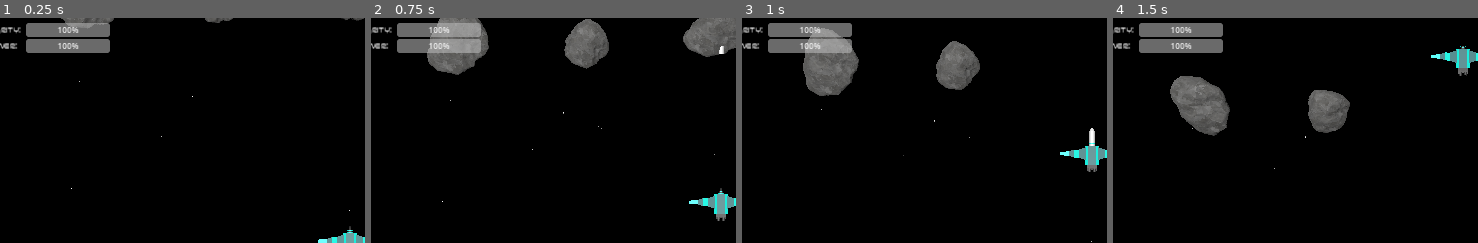
Above: before the commit, frames 1-4 (left to right).
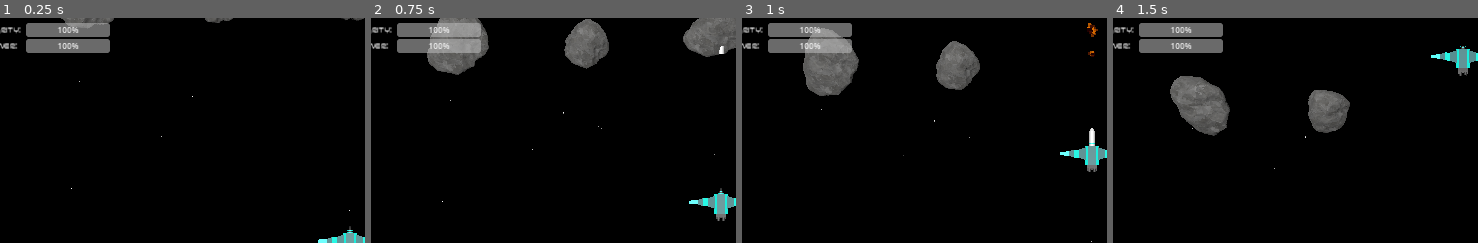
Above: after the commit, the same moments.

Repository: ccozad/space-shooter-godot-4
Game: Godot game, scene res://main.tscn
Two runs of this game, one before a commit and one after it. Both use one fixed random seed, a clock stepped at 60 frames per second and the inputs below.
Inputs (mouse positions are % of the whole screen's width and height, from its top left):
- Up to frame 1 (0.25 s): no input
- Up to frame 2 (0.75 s): move the mouse to (49, 70) at 0.52 s; press the mouse at (49, 70) at 0.53 s; hold W (move_up) from 0.53 s (still down)
- Up to frame 3 (1 s): keep holding W (move_up)
- Up to frame 4 (1.5 s): keep holding W (move_up); move the mouse to (88, 65) at 1.27 s; release the mouse at (88, 65) at 1.28 s; click (88, 65) at 1.35 s
The pictures show only the part of the screen within x 7-57%, y 0-50%; the shares and areas given below are measured in that part.

Frames 1-2 are identical in both runs. In frame 3, 0.2% of the frame differs, in the area x 94-98%, y 2-18%; in frame 4, nothing differs.

Commit message:
hit effects and hit sound variation

Diff:
--- a/autoload/game_manager.gd
+++ b/autoload/game_manager.gd
@@ -4,6 +4,7 @@
 @onready var ASTEROID = preload("res://scenes/asteroid.tscn")
 @onready var BULLET = preload("res://scenes/bullet.tscn")
 @onready var EXPLOSION = preload("res://scenes/explosion.tscn")
+@onready var HIT_EFFECT = preload("res://scenes/hit_effect.tscn")
 
 var boundary = {
 	"left": 0.0,
@@ -85,3 +86,12 @@
 	root_node.add_child(explosion)
 	SoundManager.explode()
 	source_node.queue_free()
+
+func create_hit_effect(root_node, enemy, bullet):
+	var hit_effect = HIT_EFFECT.instantiate()
+	hit_effect.init(bullet.position.x, bullet.position.z)
+	root_node.add_child(hit_effect)
+	if enemy.is_in_group("metal"):
+		SoundManager.metal_hit()
+	else:
+		SoundManager.rock_hit()
--- a/autoload/sound_manager.gd
+++ b/autoload/sound_manager.gd
@@ -2,9 +2,19 @@
 
 @onready var bullet_sound: AudioStreamPlayer = $BulletSound
 @onready var explosion_sound: AudioStreamPlayer = $ExplosionSound
+@onready var rock_hit_sound = [$RockHit, $RockHit2, $RockHit3]
+@onready var metal_hit_sound: AudioStreamPlayer = $MetalHit
 
 func fire_bullet():
 	bullet_sound.play()
 
 func explode():
 	explosion_sound.play()
+
+func rock_hit():
+	var sound = rock_hit_sound.pick_random()
+	sound.pitch_scale = randf_range(0.8, 1.2)
+	sound.play()
+
+func metal_hit():
+	metal_hit_sound.play()
--- a/autoload/sound_manager.tscn
+++ b/autoload/sound_manager.tscn
@@ -1,14 +1,29 @@
-[gd_scene load_steps=4 format=3 uid="uid://cr1urcgmf7564"]
+[gd_scene load_steps=7 format=3 uid="uid://cr1urcgmf7564"]
 
 [ext_resource type="Script" path="res://autoload/sound_manager.gd" id="1_kcf2j"]
 [ext_resource type="AudioStream" uid="uid://crsjy2p2rku3v" path="res://sounds/laser.wav" id="2_cuaju"]
 [ext_resource type="AudioStream" uid="uid://7po0vts383kp" path="res://sounds/explosion.wav" id="3_obdrr"]
+[ext_resource type="AudioStream" uid="uid://ds451ou610k3a" path="res://sounds/hit_1.wav" id="4_rrp1s"]
+[ext_resource type="AudioStream" uid="uid://crqvqdbv5v1up" path="res://sounds/hit_3.wav" id="5_pdakx"]
+[ext_resource type="AudioStream" uid="uid://b1daxv4o751mq" path="res://sounds/hit_4.wav" id="6_66abv"]
 
 [node name="SoundManager" type="Node"]
 script = ExtResource("1_kcf2j")
 
 [node name="BulletSound" type="AudioStreamPlayer" parent="."]
 stream = ExtResource("2_cuaju")
+volume_db = -10.306
 
 [node name="ExplosionSound" type="AudioStreamPlayer" parent="."]
 stream = ExtResource("3_obdrr")
+
+[node name="RockHit" type="AudioStreamPlayer" parent="."]
+stream = ExtResource("4_rrp1s")
+
+[node name="RockHit2" type="AudioStreamPlayer" parent="."]
+stream = ExtResource("5_pdakx")
+
+[node name="RockHit3" type="AudioStreamPlayer" parent="."]
+stream = ExtResource("6_66abv")
+
+[node name="MetalHit" type="AudioStreamPlayer" parent="."]
--- a/main.gd
+++ b/main.gd
@@ -39,3 +39,6 @@
 
 func _on_enemy_destroyed(enemy):
 	GameManager.create_explosion(self, enemy, 15, 15)
+
+func _on_show_hit_effect(enemy, bullet):
+	GameManager.create_hit_effect(self, enemy, bullet)
--- /dev/null
+++ b/scenes/hit_effect.gd
@@ -0,0 +1,16 @@
+extends CPUParticles3D
+
+var elapsed_time = 0.0
+
+func init(x, z):
+	translate(Vector3(x, 10, z))
+	emitting = true
+	restart()
+
+
+# Called every frame. 'delta' is the elapsed time since the previous frame.
+func _process(delta: float) -> void:
+	elapsed_time += delta
+	if elapsed_time > 0.5:
+		emitting = false
+		queue_free()
--- /dev/null
+++ b/scenes/hit_effect.tscn
@@ -0,0 +1,35 @@
+[gd_scene load_steps=5 format=3 uid="uid://c5kw3cb4h1pgw"]
+
+[ext_resource type="Script" path="res://scenes/hit_effect.gd" id="1_xtg0h"]
+
+[sub_resource type="StandardMaterial3D" id="StandardMaterial3D_32327"]
+shading_mode = 0
+vertex_color_use_as_albedo = true
+billboard_mode = 3
+billboard_keep_scale = true
+particles_anim_h_frames = 1
+particles_anim_v_frames = 1
+particles_anim_loop = false
+
+[sub_resource type="QuadMesh" id="QuadMesh_5s33h"]
+material = SubResource("StandardMaterial3D_32327")
+
+[sub_resource type="Gradient" id="Gradient_hpco7"]
+offsets = PackedFloat32Array(0.133333, 0.933333)
+colors = PackedColorArray(0.12549, 0, 0, 1, 0.87451, 0.439216, 0.027451, 1)
+
+[node name="hit_effect" type="CPUParticles3D"]
+amount = 100
+lifetime = 0.3
+local_coords = true
+mesh = SubResource("QuadMesh_5s33h")
+spread = 180.0
+gravity = Vector3(0, 0, 0)
+initial_velocity_min = 3.0
+initial_velocity_max = 3.0
+angular_velocity_min = 1.0
+angular_velocity_max = 1.0
+scale_amount_min = 0.2
+scale_amount_max = 0.5
+color_initial_ramp = SubResource("Gradient_hpco7")
+script = ExtResource("1_xtg0h")
--- a/scenes/lifecycle.gd
+++ b/scenes/lifecycle.gd
@@ -2,6 +2,7 @@
 extends Node
 
 signal enemy_destroyed(source_node)
+signal bullet_hit(enemy, bullet)
 
 var spawn = {}
 var elapsed_time = 0.0
@@ -21,6 +22,7 @@
 	hit_points = spawn.hit_points
 	max_hit_points = hit_points
 	connect("enemy_destroyed", Callable(root_node, "_on_enemy_destroyed"))
+	connect("bullet_hit", Callable(root_node, "_on_show_hit_effect"))
 
 func process(enemy, delta):
 	elapsed_time += delta
@@ -37,6 +39,7 @@
 
 func process_hit(enemy, area):
 	hit_points -= area.hit_points
+	bullet_hit.emit(enemy, area)
 	if hit_points <= 0:
 		explode(enemy)
 
Not shown, added: sounds/hit_1.wav.import
Not shown, added: sounds/hit_2.wav.import
Not shown, added: sounds/hit_3.wav.import
Not shown, added: sounds/hit_4.wav.import
Not shown, added: sounds/hit_1.wav
Not shown, added: sounds/hit_2.wav
Not shown, added: sounds/hit_3.wav
Not shown, added: sounds/hit_4.wav
